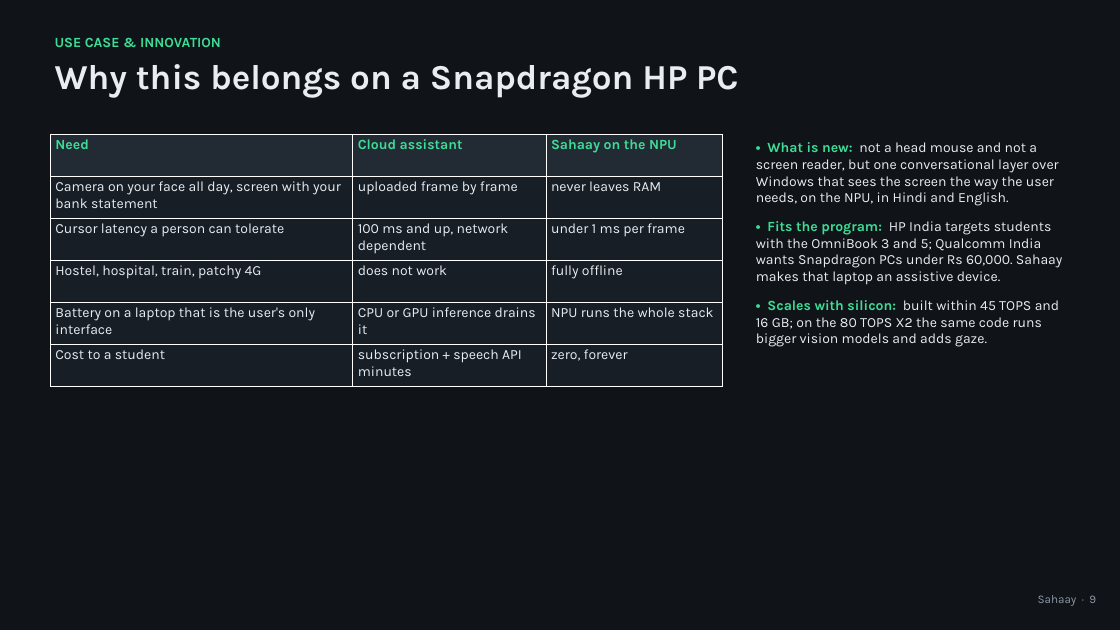
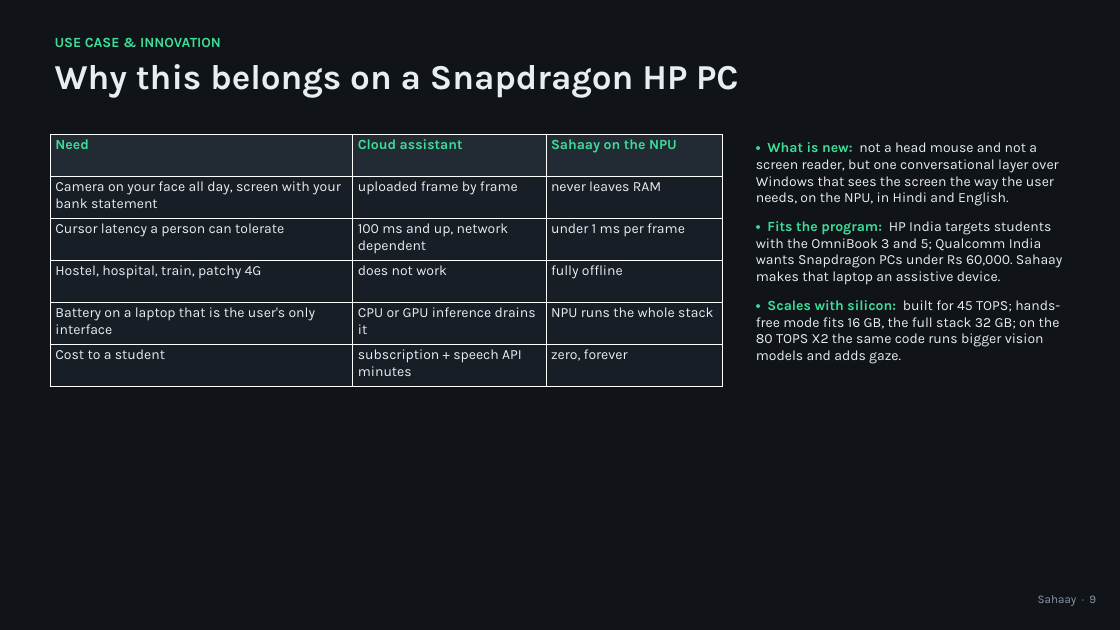
Before and after one commit to Vision-jarvis/sahaay, a slide deck: slide 9 of docs/deck/Sahaay_Pitch.pptx. Drawn at 1120x630 pixels with LibreOffice and Linux fonts; fonts in the diff are those of the drawing. Boxes give left, top, right and bottom in pixels: in the first picture for what was removed or moved away, otherwise in the second. Text is boxed around its words. In the diff, an @@ line names an element or a change of style, - is before the commit and + after.

```diff
--- a/docs/deck/Sahaay_Pitch.pptx
+++ b/docs/deck/Sahaay_Pitch.pptx
@@ text at <box>756,300,1060,364</box>: text changed @@
-• Scales with silicon: built within 45 TOPS and 16 GB; on the 80 TOPS X2 the same code runs bigger vision models and adds gaze.
+• Scales with silicon: built for 45 TOPS; hands-free mode fits 16 GB, the full stack 32 GB; on the 80 TOPS X2 the same code runs bigger vision models and adds gaze.
```
Also in this commit, not shown: 3 other slides changed, 7 other files.
